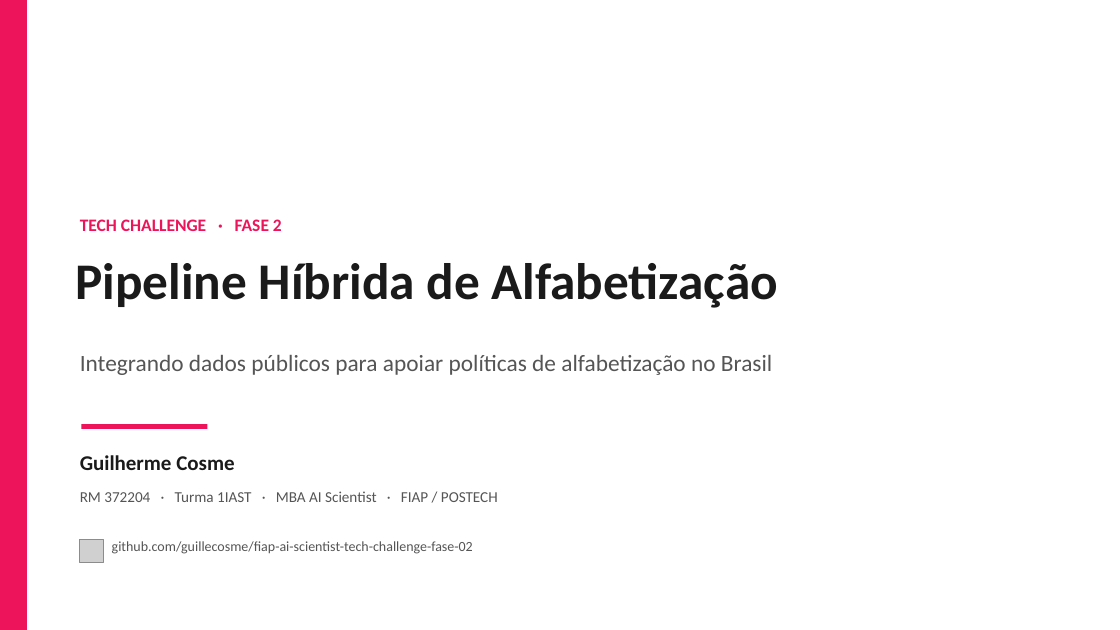
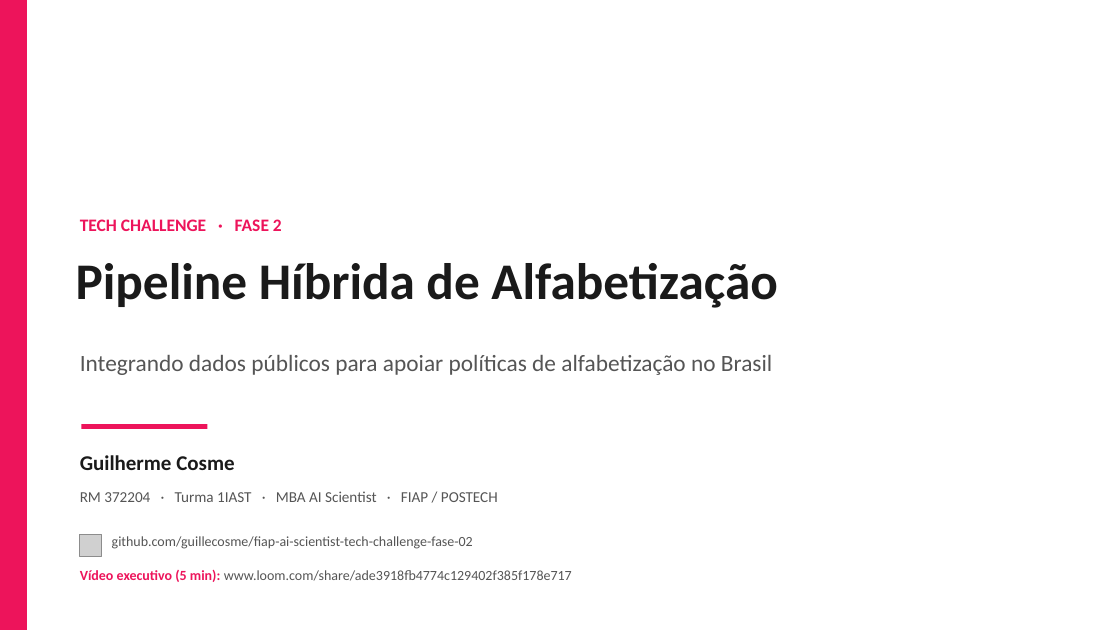
Before and after one commit to guillecosme/fiap-ai-scientist-tech-challenge-fase-02, a slide deck: slide 1 of reports/slides/pipeline_alfabetizacao_fase2.pptx. Drawn at 1120x630 pixels with LibreOffice and Linux fonts; fonts in the diff are those of the drawing; grey boxes stand for pictures. Boxes give left, top, right and bottom in pixels: in the first picture for what was removed or moved away, otherwise in the second. Text is boxed around its words. In the diff, an @@ line names an element or a change of style, - is before the commit and + after.

```diff
--- a/reports/slides/pipeline_alfabetizacao_fase2.pptx
+++ b/reports/slides/pipeline_alfabetizacao_fase2.pptx
@@ picture: place and size @@
-picture at box(80, 539, 103, 563)
+picture at box(80, 534, 102, 556)
@@ text "github.com/guillecosme/fiap-ai-scientist-tech-challenge-fase ...": place and size @@
-text "github.com/guillecosme/fiap-ai-scientist-tech-challenge-fase ..." at box(112, 541, 473, 554)
+text "github.com/guillecosme/fiap-ai-scientist-tech-challenge-fase ..." at box(112, 536, 473, 549)
@@ text added at box(80, 570, 572, 582), 12 pt, text #555555 @@
+Vídeo executivo (5 min): www.loom.com/share/ade3918fb4774c129402f385f178e717
```
Also in this commit, not shown: 1 other slide changed, 1 other file.
